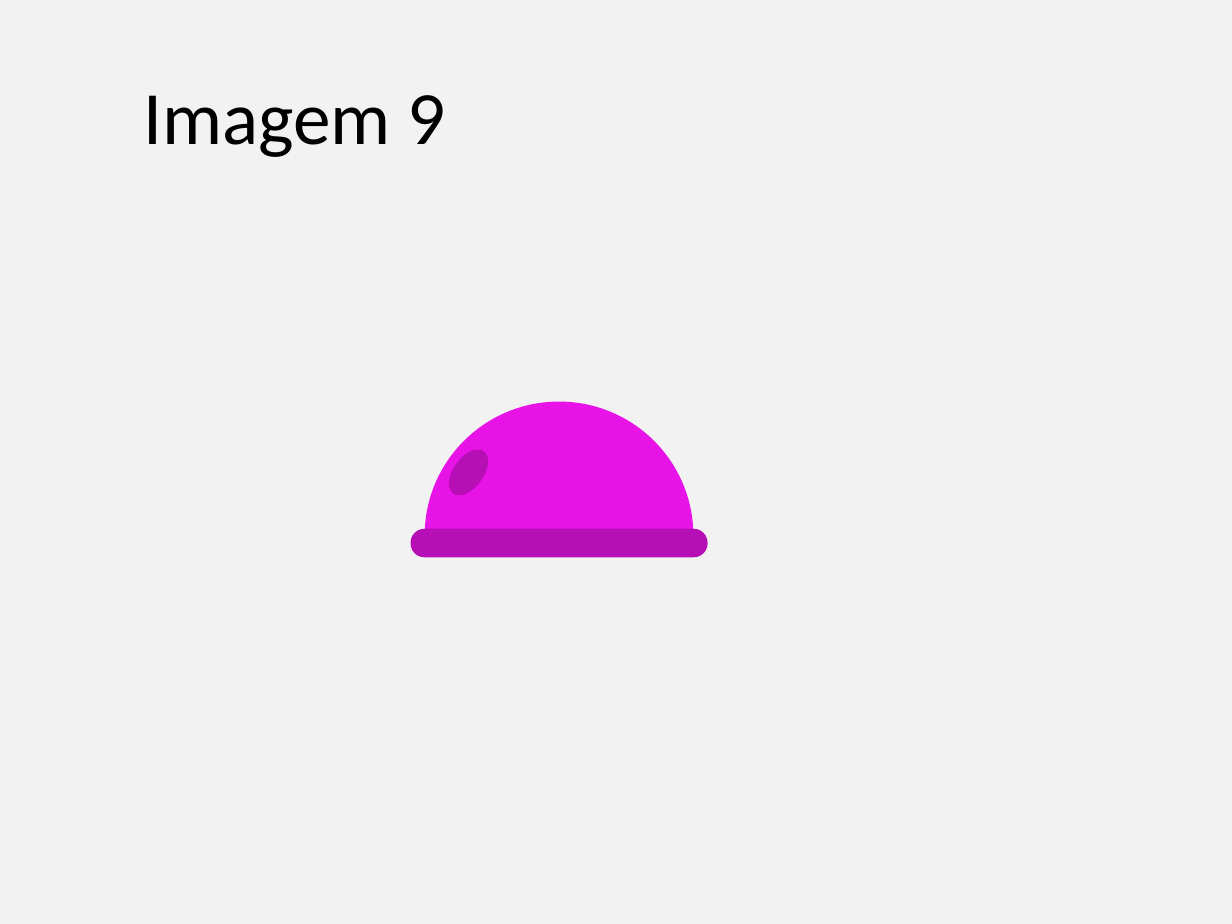
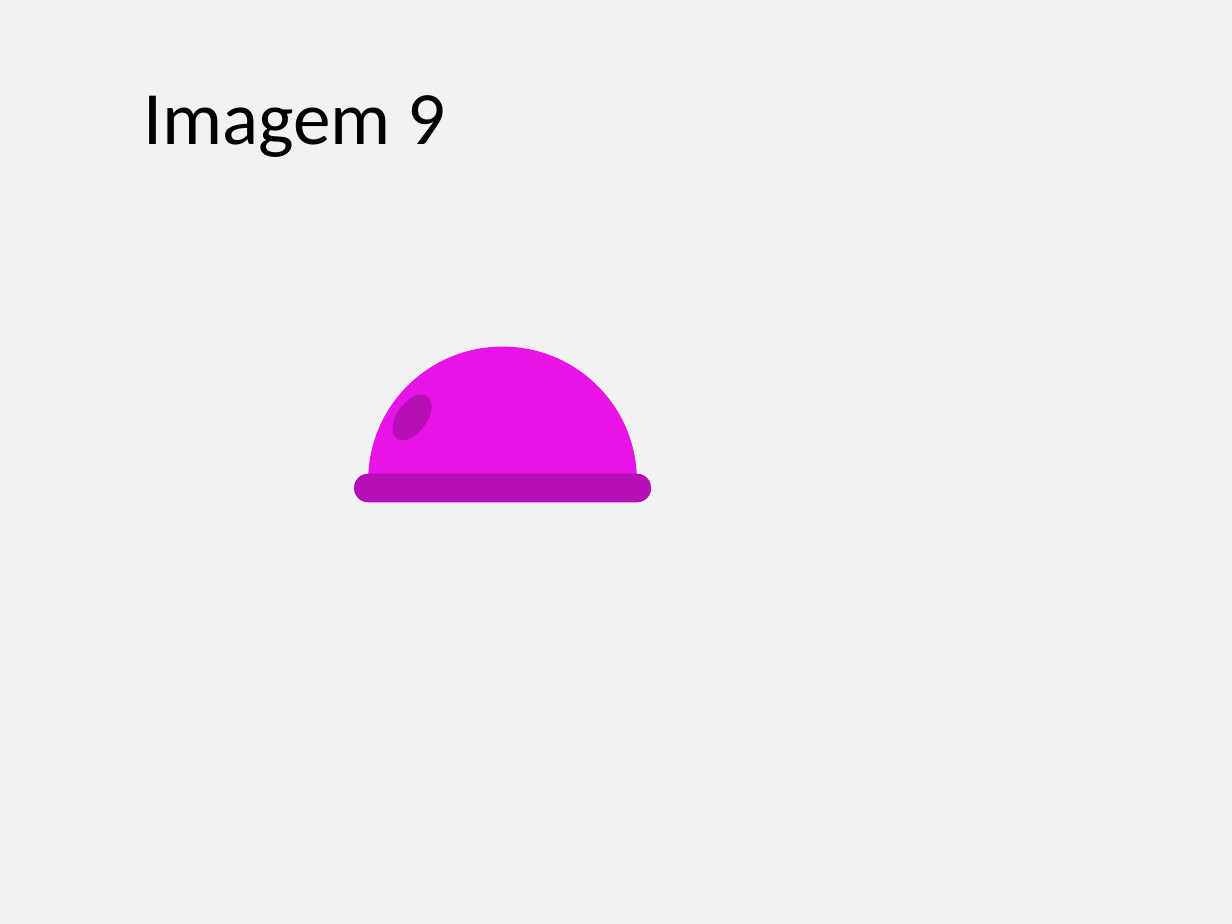
Before and after one commit to gustavogitzel/Discussex, a slide deck: slide 9 of Rascunhos/Imagens PrevContracep.pptx. Drawn at 1232x924 pixels with LibreOffice and Linux fonts; fonts in the diff are those of the drawing. Boxes give left, top, right and bottom in pixels: in the first picture for what was removed or moved away, otherwise in the second. Text is boxed around its words. In the diff, an @@ line names an element or a change of style, - is before the commit and + after.

```diff
--- a/Rascunhos/Imagens PrevContracep.pptx
+++ b/Rascunhos/Imagens PrevContracep.pptx
@@ 1 rounded rectangle, 1 ellipse, 1 freeform shape: place and size @@
-1 rounded rectangle, 1 ellipse, 1 freeform shape at <box>410,402,707,557</box>
+1 rounded rectangle, 1 ellipse, 1 freeform shape at <box>354,346,650,503</box>
```
Also in this commit, not shown: 5 other slides changed, 1 slide removed, 3 other files.
